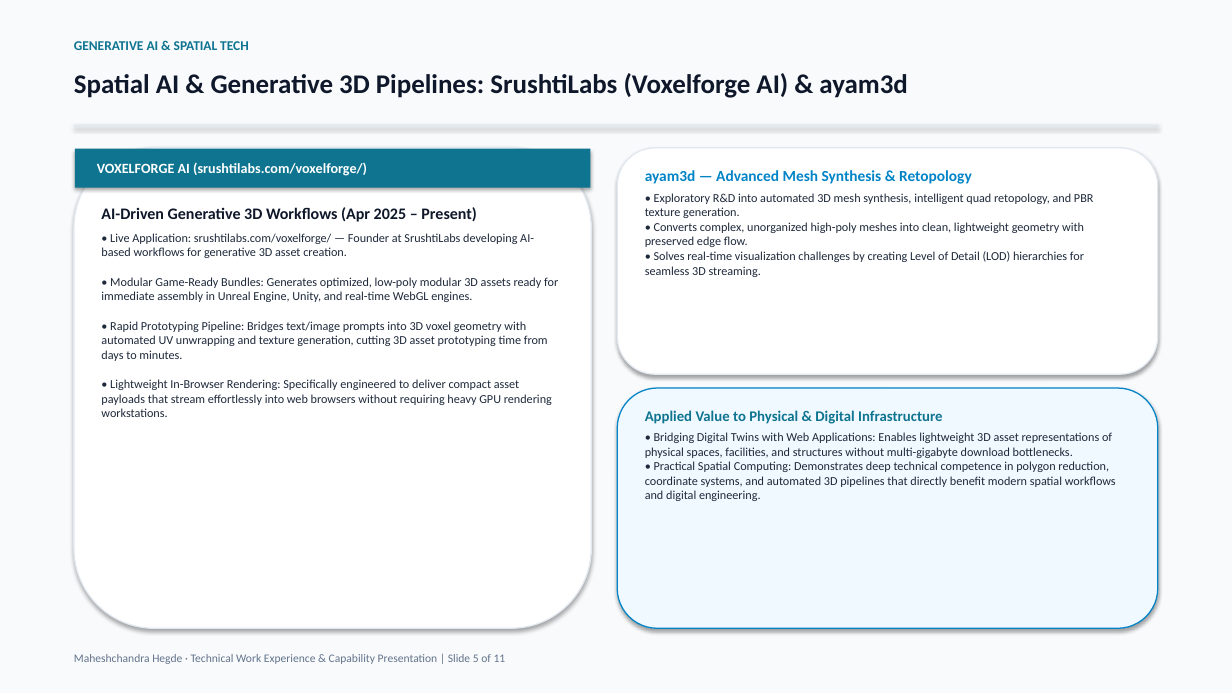
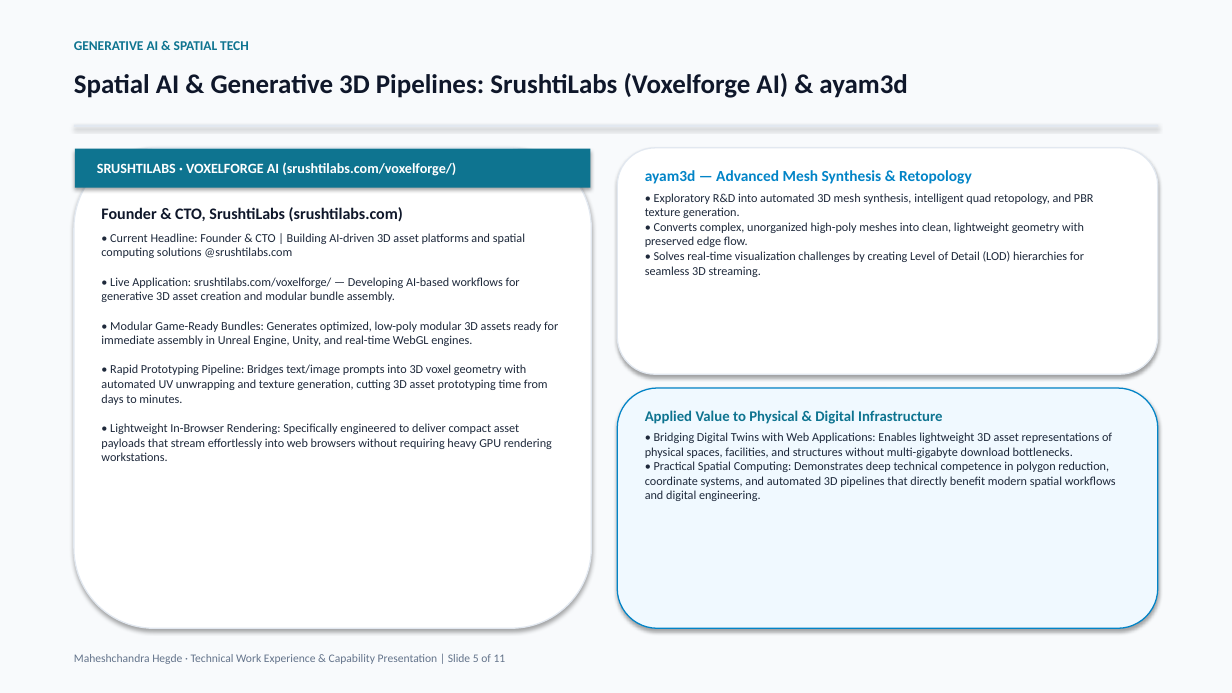
Before and after one commit to hegdemahesh/hegdemahesh.github.io, a slide deck: slide 5 of obayashi_it_presentation/Obayashi_Senior_Manager_IT_Presentation_Maheshchandra_Hegde.pptx. Drawn at 1232x693 pixels with LibreOffice and Linux fonts; fonts in the diff are those of the drawing. Boxes give left, top, right and bottom in pixels: in the first picture for what was removed or moved away, otherwise in the second. Text is boxed around its words. In the diff, an @@ line names an element or a change of style, - is before the commit and + after.

```diff
--- a/obayashi_it_presentation/Obayashi_Senior_Manager_IT_Presentation_Maheshchandra_Hegde.pptx
+++ b/obayashi_it_presentation/Obayashi_Senior_Manager_IT_Presentation_Maheshchandra_Hegde.pptx
@@ text at <box>97,162,456,176</box>: text changed @@
-VOXELFORGE AI (srushtilabs.com/voxelforge/)
+SRUSHTILABS · VOXELFORGE AI (srushtilabs.com/voxelforge/)
@@ text at <box>101,207,558,461</box>: text changed @@
-AI-Driven Generative 3D Workflows (Apr 2025 – Present)
-• Live Application: srushtilabs.com/voxelforge/ — Founder at SrushtiLabs developing AI-based workflows for generative 3D asset creation.
-• Modular Game-Ready Bundles: Generates optimized, low-poly modular 3D assets ready for immediate assembly in Unreal Engine, Unity, and real-time WebGL engines.
-• Rapid Prototyping Pipeline: Bridges text/image prompts into 3D voxel geometry with automated UV unwrapping and texture generation, cutting 3D asset prototyping time from days to minutes.
-• Lightweight In-Browser Rendering: Specifically engineered to deliver compact asset payloads that stream effortlessly into web browsers without requiring heavy GPU rendering workstations.
+Founder & CTO, SrushtiLabs (srushtilabs.com)
+• Current Headline: Founder & CTO | Building AI-driven 3D asset platforms and spatial computing solutions @srushtilabs.com
+• Live Application: srushtilabs.com/voxelforge/ — Developing AI-based workflows for generative 3D asset creation and modular bundle assembly.
+• Modular Game-Ready Bundles: Generates optimized, low-poly modular 3D assets ready for immediate assembly in Unreal Engine, Unity, and real-time WebGL engines.
+• Rapid Prototyping Pipeline: Bridges text/image prompts into 3D voxel geometry with automated UV unwrapping and texture generation, cutting 3D asset prototyping time from days to minutes.
+• Lightweight In-Browser Rendering: Specifically engineered to deliver compact asset payloads that stream effortlessly into web browsers without requiring heavy GPU rendering workstations.
```
Also in this commit, not shown: 1 other slide changed, 7 other files.
